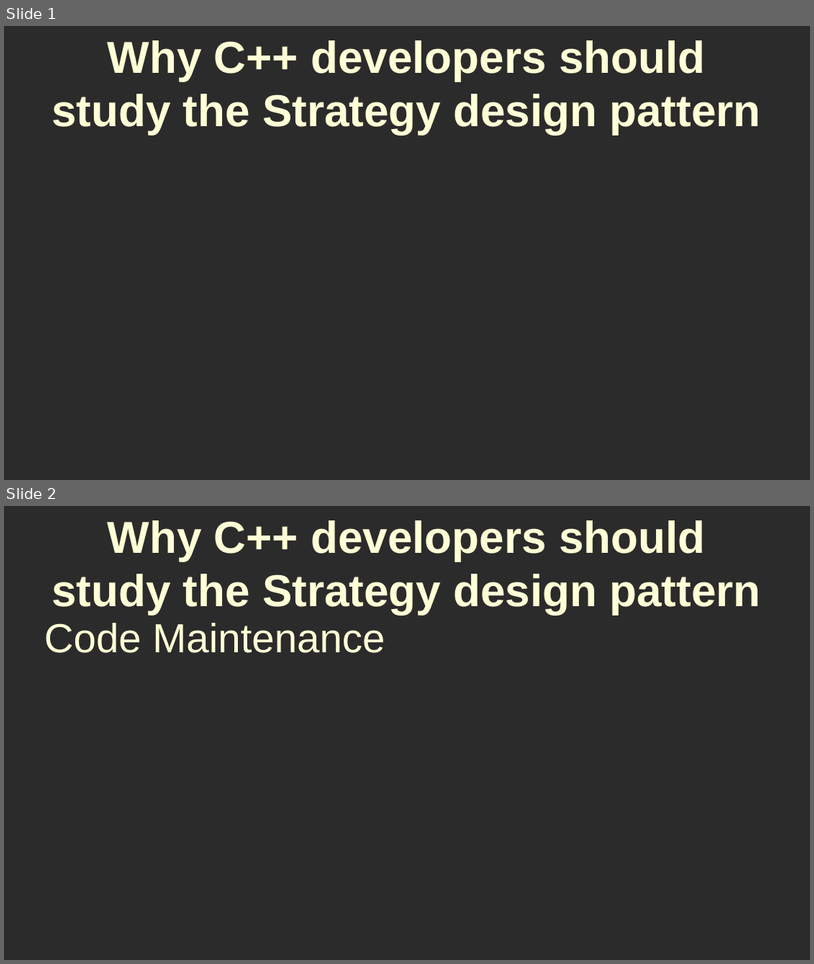
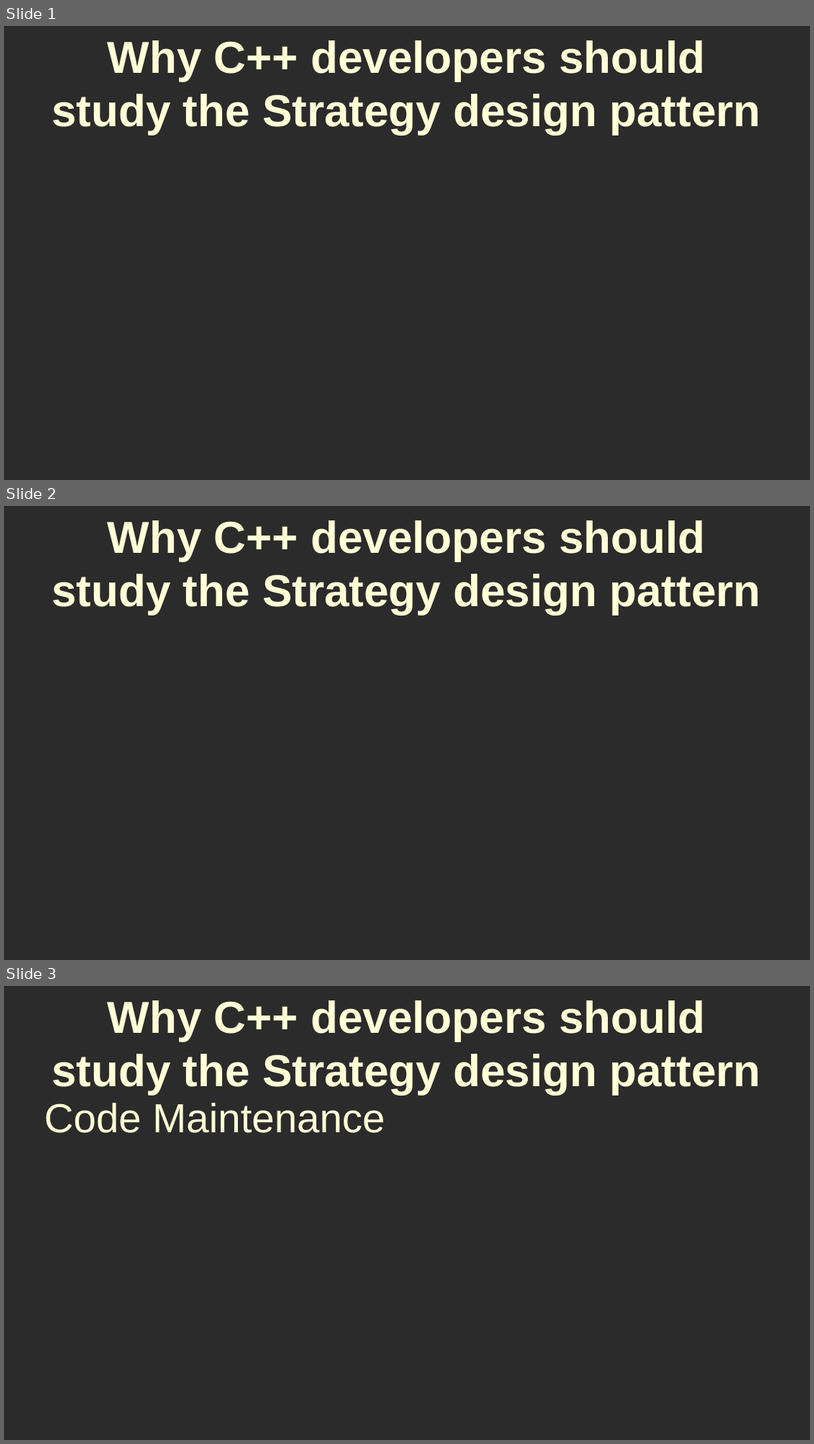
Before and after one commit to RayAndrade/CPPstudy, a slide deck: Creational/AbstractFactory/intro/why.odp. Shown one above the other, each under a label of ours: slides 1 and 2 before the commit, slides 1, 2 and 3 after it. The pictures are 814x964 and 814x1444 pixels, drawn with LibreOffice and Linux fonts; fonts in the diff are those of the drawing; background and template pictures are left out; a plain dark background stands for a picture behind light text. Boxes give left, top, right and bottom in pixels: in the first picture for what was removed or moved away, otherwise in the second. Text is boxed around its words. In the diff, an @@ line names an element or a change of style, - is before the commit and + after.

```diff
--- a/Creational/AbstractFactory/intro/why.odp
+++ b/Creational/AbstractFactory/intro/why.odp
@@ slide 2 added at [4,506,810,960], background picture (left out) @@
@@ title added at [52,520,761,615], 44 pt, text #FFFFD7, bold @@
+Why C++ developers should study the Strategy design pattern
@@ what was slide 2 is now slide 3 @@
```
Also in this commit, not shown: 1 other file.
